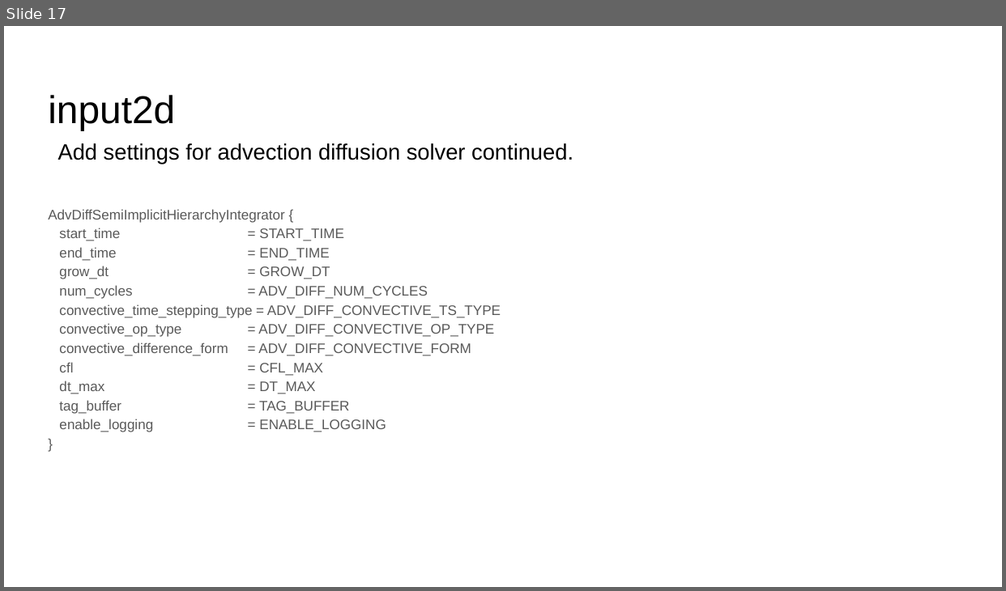
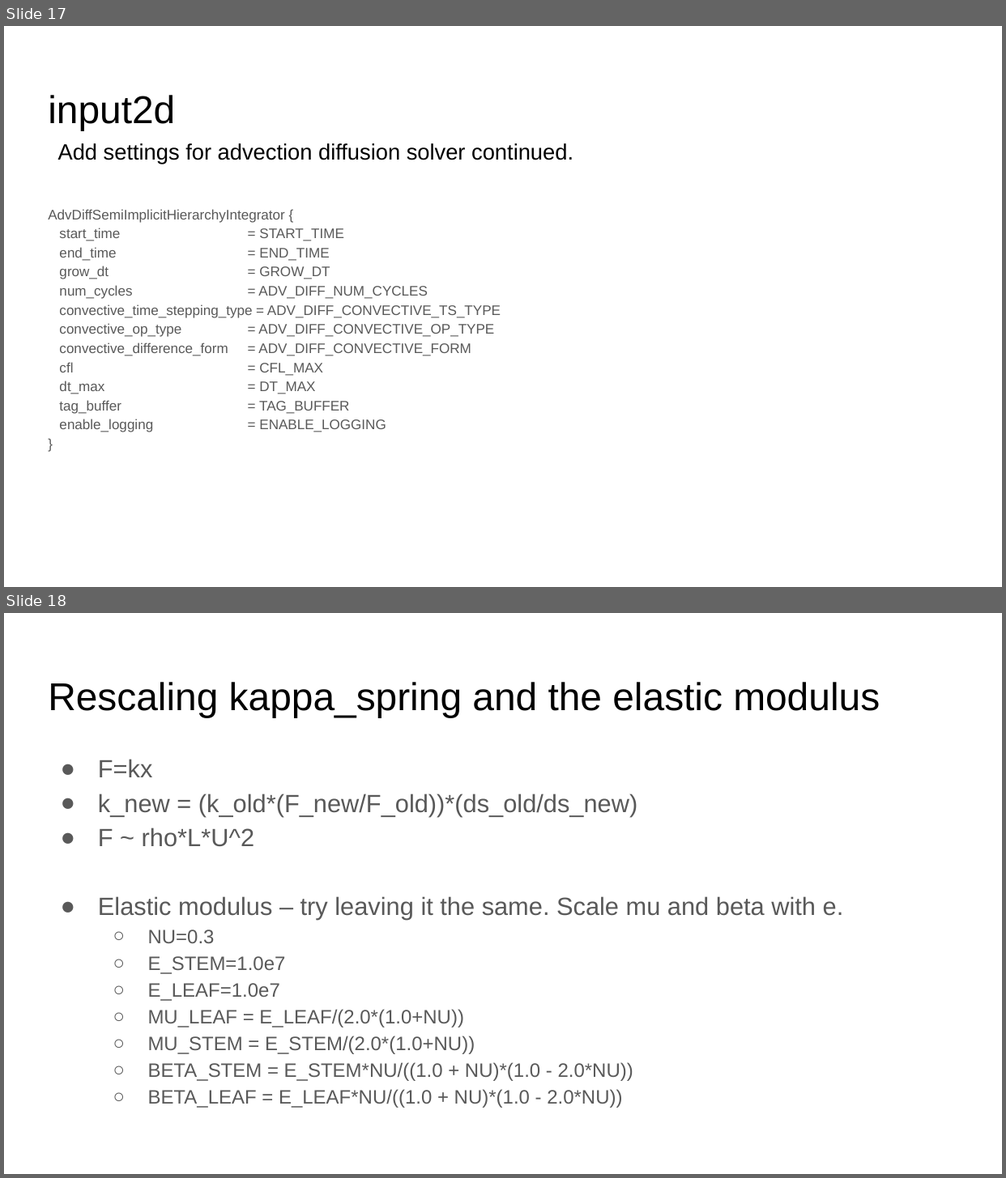
Before and after one commit to fairyflies9/IBAMR-Tutorials, a slide deck: IBFE Lectures/9-IBFE with Advection and Diffusion.pptx. Shown one above the other, each under a label of ours: slide 17 before the commit, slides 17 and 18 after it. The pictures are 1006x591 and 1006x1178 pixels, drawn with LibreOffice and Linux fonts; fonts in the diff are those of the drawing. Boxes give left, top, right and bottom in pixels: in the first picture for what was removed or moved away, otherwise in the second. Text is boxed around its words. In the diff, an @@ line names an element or a change of style, - is before the commit and + after.

```diff
--- a/IBFE Lectures/9-IBFE with Advection and Diffusion.pptx
+++ b/IBFE Lectures/9-IBFE with Advection and Diffusion.pptx
@@ slide 18 added at box(4, 613, 1002, 1174), background #FFFFFF @@
@@ title added at box(48, 682, 880, 717), 28 pt, text #000000 @@
+Rescaling kappa_spring and the elastic modulus
@@ text added at box(98, 759, 844, 1108), 14 pt, text #595959 @@
+● F=kx
+● k_new = (k_old*(F_new/F_old))*(ds_old/ds_new)
+● F ~ rho*L*U^2
+● Elastic modulus – try leaving it the same. Scale mu and beta with e.
+  ○ NU=0.3
+  ○ E_STEM=1.0e7
+  ○ E_LEAF=1.0e7
+  ○ MU_LEAF = E_LEAF/(2.0*(1.0+NU))
+  ○ MU_STEM = E_STEM/(2.0*(1.0+NU))
+  ○ BETA_STEM = E_STEM*NU/((1.0 + NU)*(1.0 - 2.0*NU))
+  ○ BETA_LEAF = E_LEAF*NU/((1.0 + NU)*(1.0 - 2.0*NU))
```
